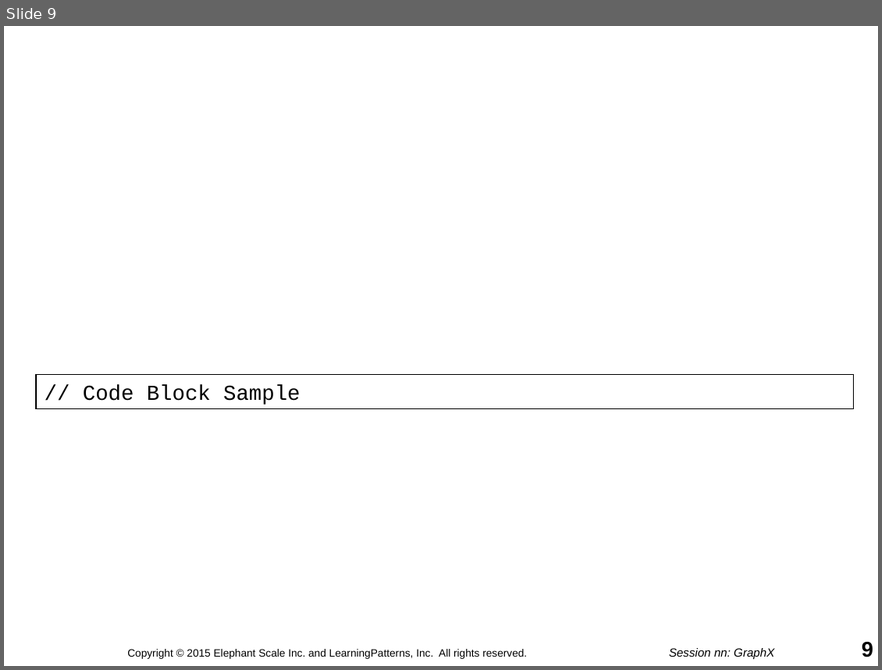
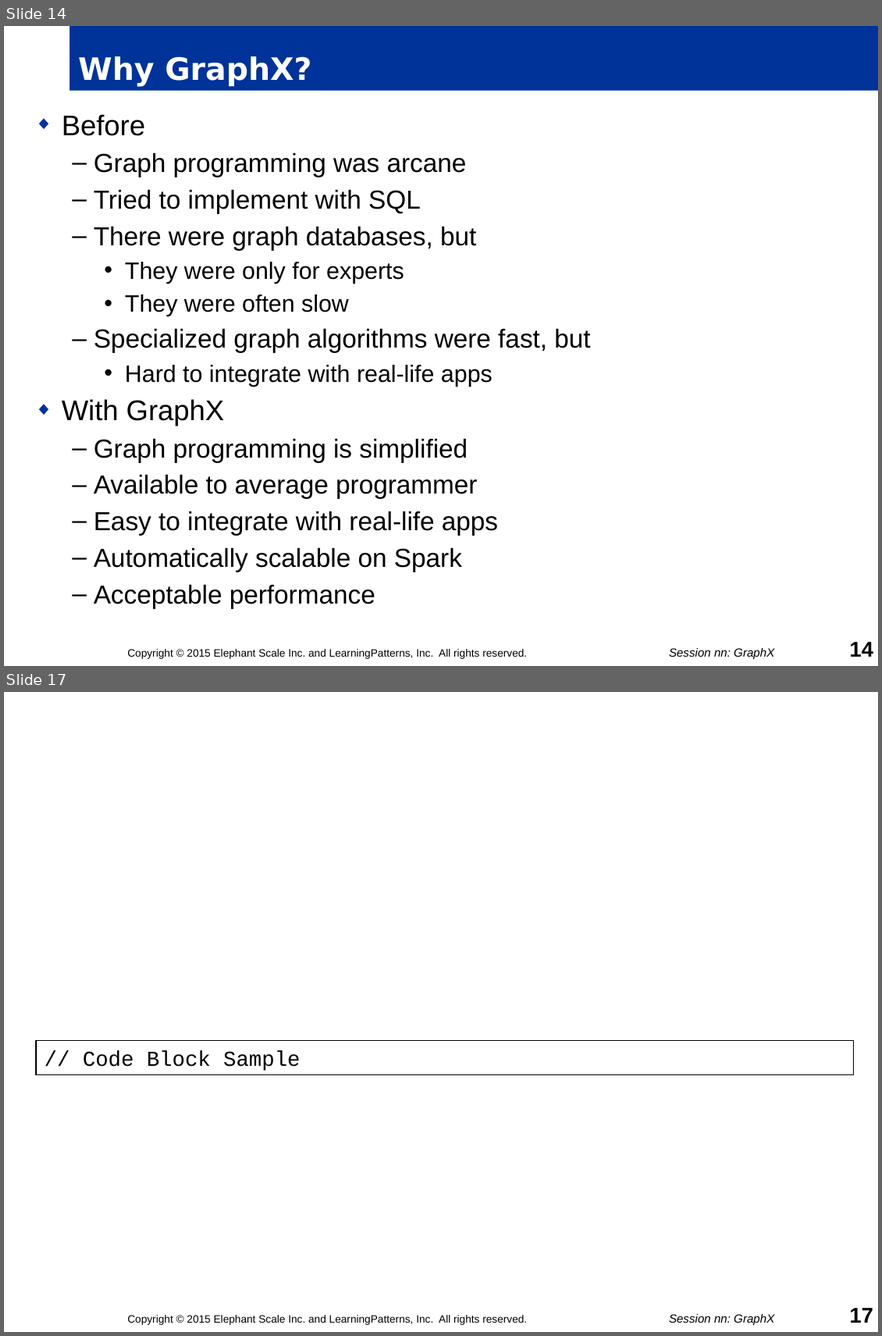
Before and after one commit to mattvinks/spark-labs, a slide deck: slides/nn_GraphX.pptm. Shown one above the other, each under a label of ours: slide 9 before the commit, slides 14 and 17 after it; the slides between them are not shown. The pictures are 882x670 and 882x1336 pixels, drawn with LibreOffice and Linux fonts; fonts in the diff are those of the drawing; background and template pictures are left out. Boxes give left, top, right and bottom in pixels: in the first picture for what was removed or moved away, otherwise in the second. Text is boxed around its words. In the diff, an @@ line names an element or a change of style, - is before the commit and + after.

```diff
--- a/slides/nn_GraphX.pptm
+++ b/slides/nn_GraphX.pptm
@@ slide 14 added at (x1=4, y1=26, x2=878, y2=666), background #FFFFFF @@
@@ title added at (x1=70, y1=26, x2=878, y2=91), fill #003399, 26 pt, text #FFFFFF, bold @@
+Why GraphX?
@@ text added at (x1=62, y1=114, x2=590, y2=608), 22 pt, text #000000 @@
+◆ Before
+  – Graph programming was arcane
+  – Tried to implement with SQL
+  – There were graph databases, but
+    • They were only for experts
+    • They were often slow
+  – Specialized graph algorithms were fast, but
+    • Hard to integrate with real-life apps
+◆ With GraphX
+  – Graph programming is simplified
+  – Available to average programmer
+  – Easy to integrate with real-life apps
+  – Automatically scalable on Spark
+  – Acceptable performance
@@ text added at (x1=127, y1=648, x2=527, y2=659), 9 pt, text #000000 @@
+Copyright © 2015 Elephant Scale Inc. and LearningPatterns, Inc. All rights reserved.
@@ text added at (x1=669, y1=648, x2=774, y2=659), 10 pt, text #000000, italic @@
+Session nn: GraphX
@@ page number added at (x1=850, y1=641, x2=873, y2=656), 18 pt, text #000000, bold @@
+14
@@ what was slide 9 is now slide 17 @@
@@ page number at (x1=850, y1=1307, x2=873, y2=1322): text changed @@
-9
+17
```
Also in this commit, not shown: 3 slides changed, 8 other slides added, 1 slide removed.
